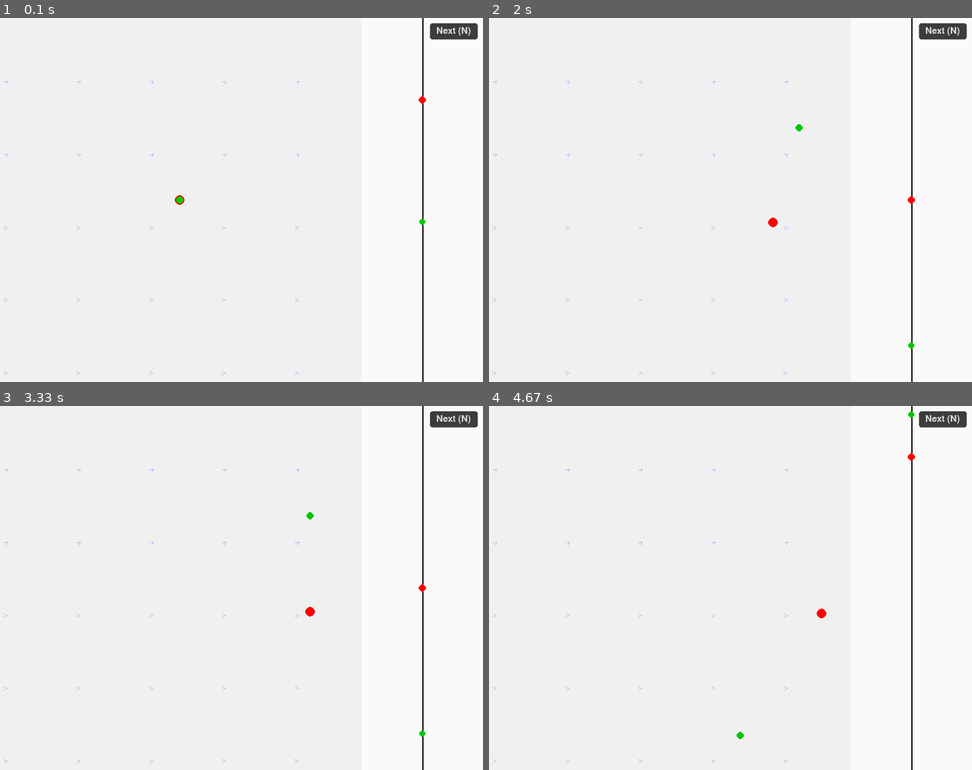
Above: before the commit, frames 1-4 (two rows, left to right).
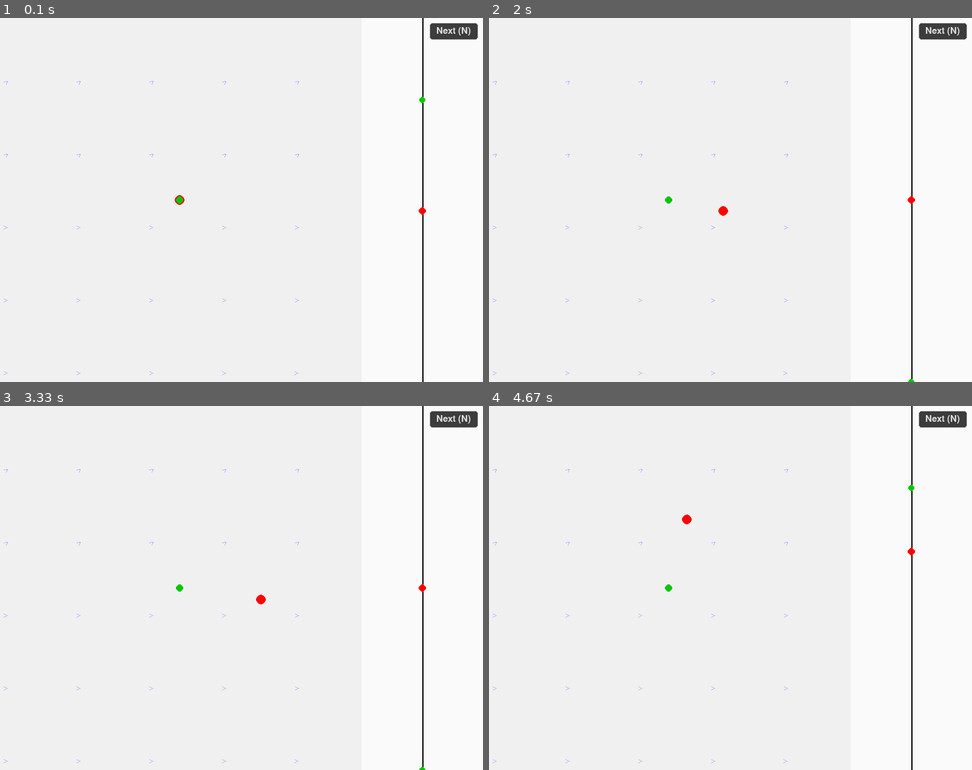
Above: after the commit, the same moments.

Repository: Project-Stratus/MachineLearning
Game: pygame game, started from ardan_temp.py
Two runs of this game, one before a commit and one after it. Both use one fixed random seed, a clock stepped at 60 frames per second and the inputs below.
Inputs:
- Up to frame 1 (0.1 s): no input
- Up to frame 2 (2 s): no input
- Up to frame 3 (3.33 s): no input
- Up to frame 4 (4.67 s): no input

The runs differ from the first frame. In frame 1, less than 0.1% of the frame differs, in the area x 86-89%, y 21-57%; in frame 2, 0.1%; in frame 3, 0.1%; in frame 4, 0.2%, in the area x 36-89%, y 1-92%.

Commit message:
Goal fixed to center and agent spawns within 50% of target. Environment tuning

Diff:
--- a/src/environments/core/reward.py
+++ b/src/environments/core/reward.py
@@ -69,9 +69,9 @@
     prev_distance: float,
     max_distance: float,
     success_radius: float = 500.0,        # inner radius for full bonus (m)
-    success_outer_radius: float = 1500.0,  # outer radius where ramp begins (m)
+    success_outer_radius: float = 3000.0,  # outer radius where ramp begins (m)
     success_speed: float = 0.2,
-    direction_scale: float = 0.05,
+    direction_scale: float = 0.1,
 ) -> tuple[float, dict[str, float], float]:
     """Composite reward used by the Balloon environments.
 
--- a/src/environments/envs/balloon_3d_env.py
+++ b/src/environments/envs/balloon_3d_env.py
@@ -113,7 +113,7 @@
         z_range=(0.0, ALT_MAX),
         wind_mag=10.0,           # max wind speed [m/s]
         wind_cells=20,           # grid for wind visualisation
-        inflate_rate=0.01,       # Δvolume per *inflate* action
+        inflate_rate=0.05,       # Δvolume per *inflate* action
         window_size=(800, 600),  # pygame window (w,h)
         wind_pattern="split_fork",      # wind pattern: "sinusoid", "linear_right", "linear_up", "split_fork", "altitude_shear", "altitude_shear_2d"
     )
@@ -342,10 +342,24 @@
                 if dist > MIN_START_DISTANCE:
                     break
         else:
-            # Random goal - original behavior
+            # Goal fixed at center in x/y, random in z (station-keeping scenario)
+            if self.dim == 1:
+                goal = np.array([self.np_random.uniform(*self.z_range)], dtype=np.float64)
+            elif self.dim == 2:
+                goal = np.array([0.0, 0.0], dtype=np.float64)
+            else:  # dim == 3
+                goal = np.array([0.0, 0.0, self.np_random.uniform(*self.z_range)], dtype=np.float64)
+
+            # Balloon starts within 50% of XY_MAX so it's always closer to
+            # the target than to the nearest edge.
+            spawn_ranges = []
+            for lo, hi in self._ranges:
+                half = (hi - lo) * 0.25  # 25% from center = 50% of range
+                mid = (lo + hi) * 0.5
+                spawn_ranges.append((mid - half, mid + half))
+
             while True:
-                pos0 = np.array([self.np_random.uniform(*r) for r in self._ranges], dtype=np.float64)
-                goal = np.array([self.np_random.uniform(*r) for r in self._ranges], dtype=np.float64)
+                pos0 = np.array([self.np_random.uniform(*r) for r in spawn_ranges], dtype=np.float64)
                 dist = float(np.linalg.norm(pos0 - goal))
                 if dist > MIN_START_DISTANCE:
                     break
